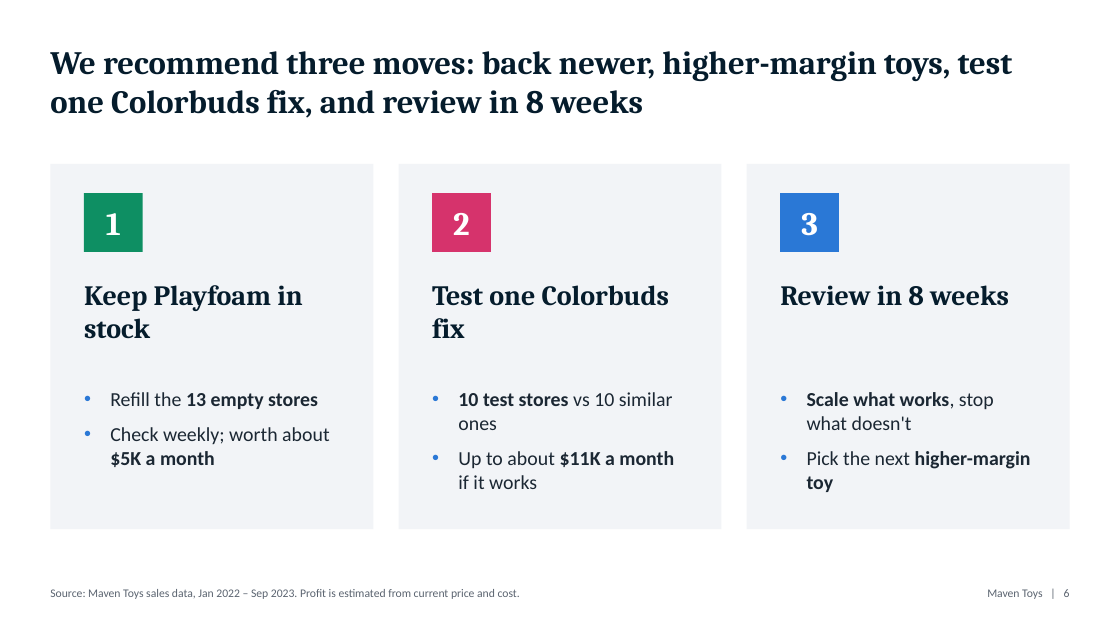
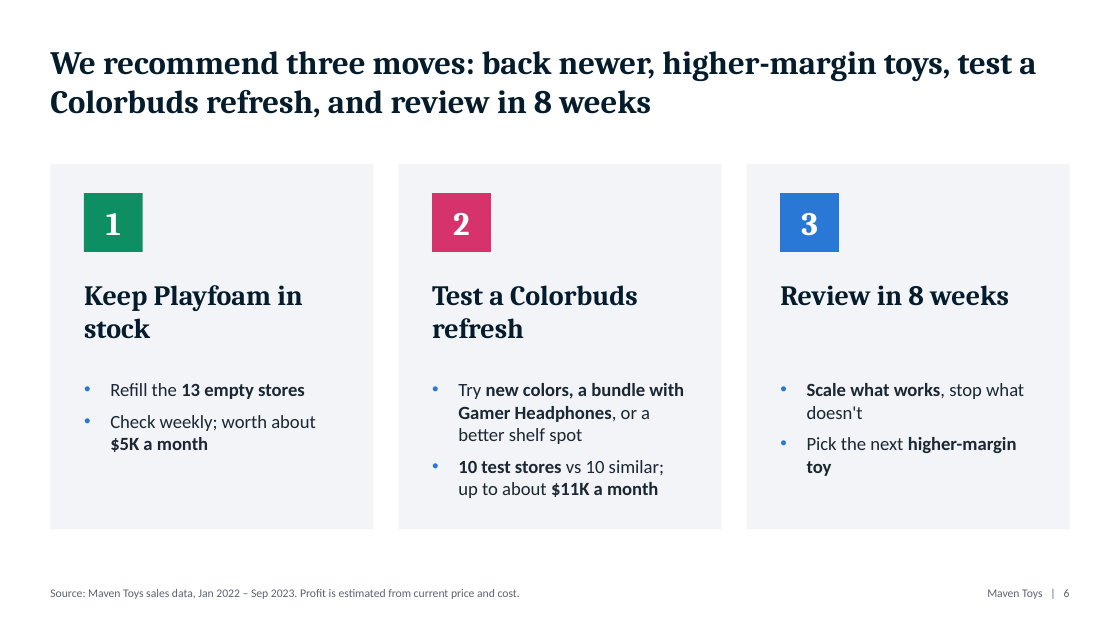
Before and after one commit to surajko9000/maven-toys-ai-analytics, a slide deck: slide 6 of site/deck/Colorbuds_to_Playfoam.pptx. Drawn at 1120x630 pixels with LibreOffice and Linux fonts; fonts in the diff are those of the drawing. Boxes give left, top, right and bottom in pixels: in the first picture for what was removed or moved away, otherwise in the second. Text is boxed around its words. In the diff, an @@ line names an element or a change of style, - is before the commit and + after.

```diff
--- a/site/deck/Colorbuds_to_Playfoam.pptx
+++ b/site/deck/Colorbuds_to_Playfoam.pptx
@@ text at [50,51,1036,118]: text changed @@
-We recommend three moves: back newer, higher-margin toys, test one Colorbuds fix, and review in 8 weeks
+We recommend three moves: back newer, higher-margin toys, test a Colorbuds refresh, and review in 8 weeks
@@ text at [432,285,638,339]: text changed @@
-Test one Colorbuds fix
+Test a Colorbuds refresh
@@ text "Refill the 13 empty stores": place and size @@
-text "Refill the 13 empty stores" at [110,392,329,467]
+text "Refill the 13 empty stores" at [110,383,315,452]
@@ text "Refill the 13 empty stores" at [110,383,315,452]: size 17 to 16 pt; less space between paragraphs @@
@@ text at [458,383,684,498]: text changed; size 17 to 16 pt; bold on @@
-• 10 test stores vs 10 similar ones
-• Up to about $11K a month if it works
+• Try new colors, a bundle with Gamer Headphones, or a better shelf spot
+• 10 test stores vs 10 similar; up to about $11K a month
@@ text "Scale what works, stop what ...": place and size @@
-text "Scale what works, stop what ..." at [807,392,1031,492]
+text "Scale what works, stop what ..." at [807,383,1024,476]
@@ text "Scale what works, stop what ..." at [807,383,1024,476]: size 17 to 16 pt; less space between paragraphs @@
```
Also in this commit, not shown: 2 other slides changed, 7 other files.
